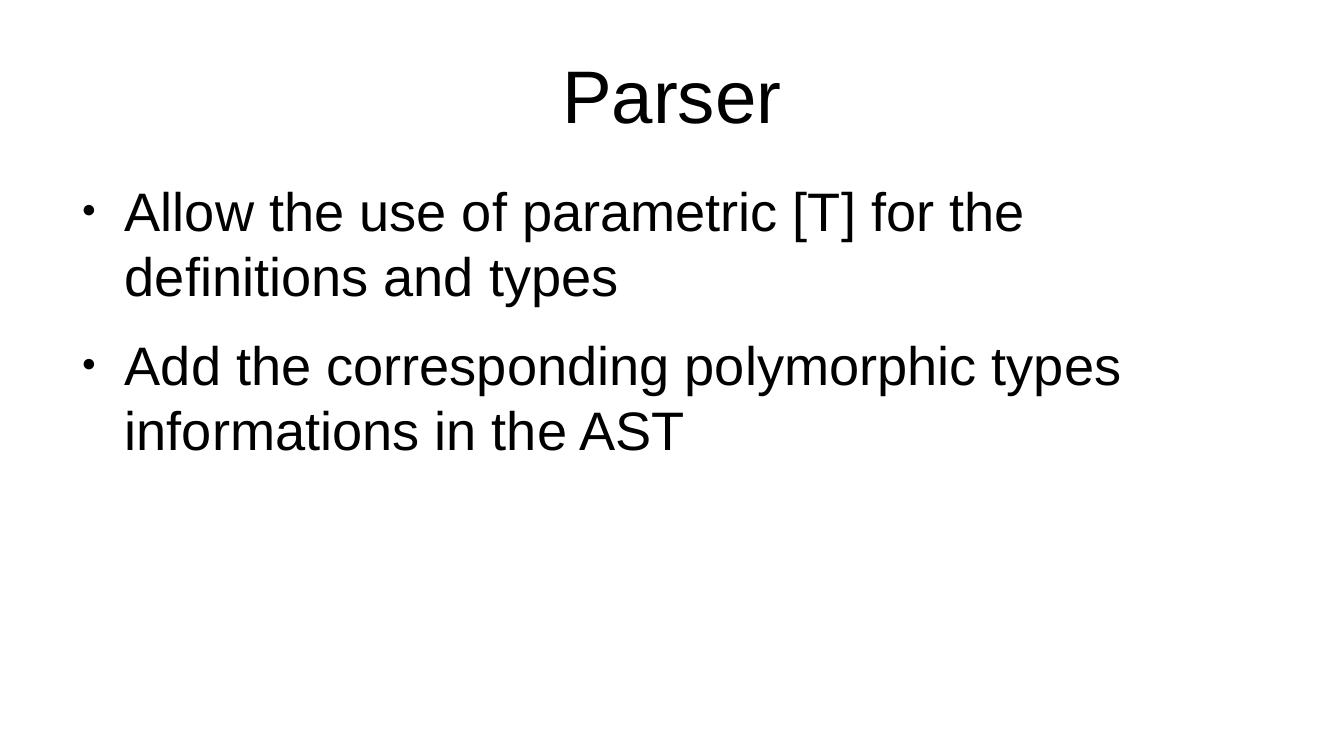
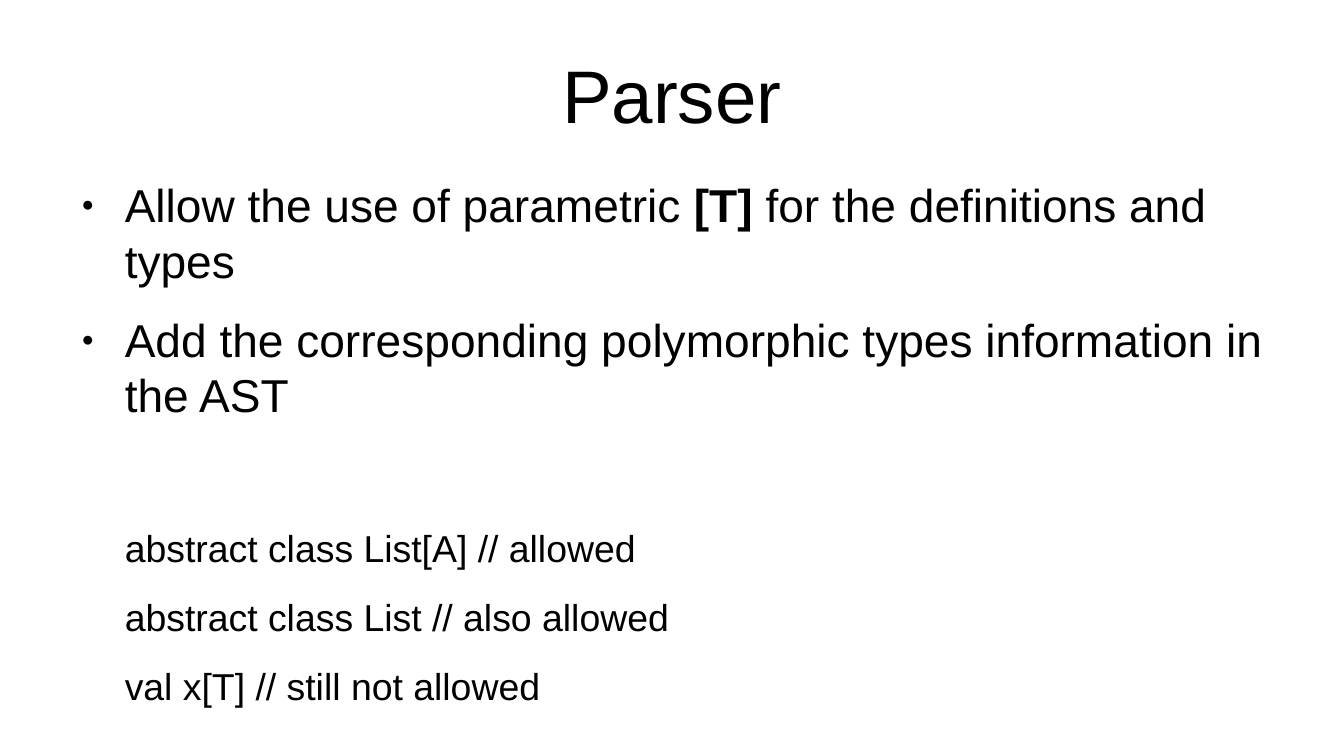
Before and after one commit to SFulpius/CLP-lab07, a slide deck: slide 5 of lab07_presentation.odp. Drawn at 1344x756 pixels with LibreOffice and Linux fonts; fonts in the diff are those of the drawing. Boxes give left, top, right and bottom in pixels: in the first picture for what was removed or moved away, otherwise in the second. Text is boxed around its words. In the diff, an @@ line names an element or a change of style, - is before the commit and + after.

```diff
--- a/lab07_presentation.odp
+++ b/lab07_presentation.odp
@@ text at (125, 188, 1206, 287): size 32 to 27.2 pt in "Allow the use of parametric [T] for ..."; bold on in "[T]" @@
@@ text at (125, 323, 1262, 708): text changed; size 32 to 22.1 pt @@
-● Add the corresponding polymorphic types informations in the AST
+● Add the corresponding polymorphic types information in the AST
+abstract class List[A] // allowed
+abstract class List // also allowed
+val x[T] // still not allowed
```
Also in this commit, not shown: 2 other slides changed, 2 slides added, 1 slide removed.
